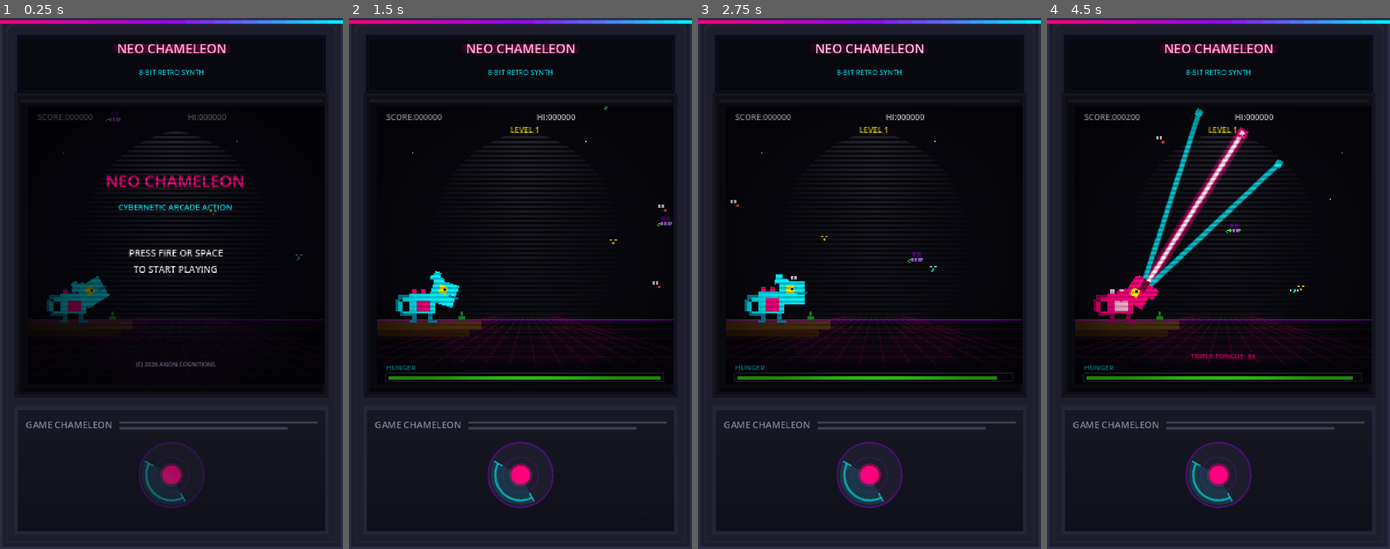
Above: before the commit, frames 1-4 (left to right).
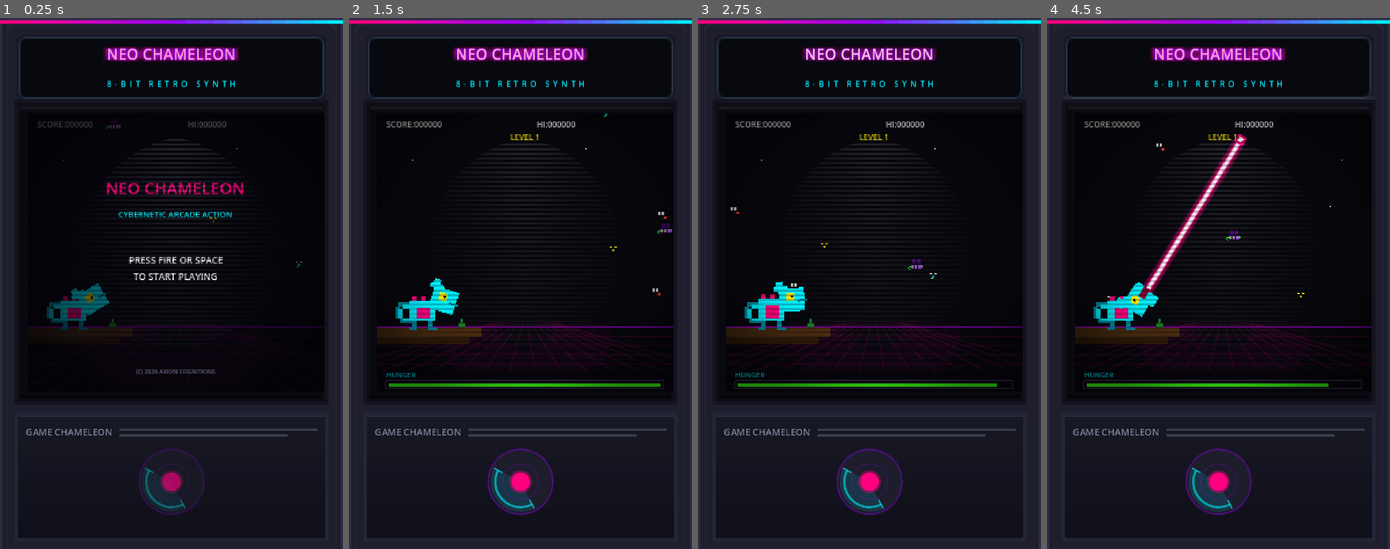
Above: after the commit, the same moments.

Repository: nyapp/chameleon
Game: Godot game, scene res://scenes/CabinetScene.tscn
The game is run twice, just before and just after one commit, with the same random seed, the same clock (stepped at 60 frames per second) and the same inputs.
Inputs (mouse positions are in pixels of both pictures, inside the frame that each line leads up to):
- Up to frame 1 (0.25 s): no input
- Up to frame 2 (1.5 s): tap Enter at 0.5 s; drag from (520, 474) to (554, 166) at 0.52 s; drag from (451, 310) to (503, 389) at 1.27 s
- Up to frame 3 (2.75 s): move the mouse to (903, 166) at 2.02 s; hold Right (aim_right) from 2.03 s (still down); click (903, 166) at 2.17 s
- Up to frame 4 (4.5 s): release Right (aim_right) at 2.75 s; drag from (1201, 389) to (1115, 203) at 2.77 s; move the mouse to (1321, 363) at 3.52 s; hold Down (aim_down) 3.53-4.25 s; click (1321, 363) at 3.67 s; tap Space at 3.77 s; drag from (1115, 203) to (1167, 150) at 4.27 s

The runs differ from the first frame. In frame 1, 10% of the frame differs, in the area x 5-95%, y 3-98%; in frame 2, 12%; in frame 3, 12%; in frame 4, 14%.

Commit message:
feat: update CabinetMarquee and CabinetScene scripts to enhance UI customization with new properties for title and subtitle formatting, including font sizes, letter spacing, and additional visual effects

Diff:
--- a/scripts/CabinetMarquee.gd
+++ b/scripts/CabinetMarquee.gd
@@ -13,42 +13,55 @@
 	set(value):
 		subtitle_text = value
 		queue_redraw()
-@export var title_font_size: int = 11:
+@export var title_font_size: int = 13:
 	set(value):
 		title_font_size = value
 		queue_redraw()
-@export var subtitle_font_size: int = 6:
+@export var subtitle_font_size: int = 7:
 	set(value):
 		subtitle_font_size = value
 		queue_redraw()
-@export_range(0.0, 1.0) var title_y_ratio: float = 0.32:
+@export var subtitle_letter_spacing: float = 2.5:
+	set(value):
+		subtitle_letter_spacing = value
+		queue_redraw()
+@export_range(0.0, 1.0) var title_y_ratio: float = 0.38:
 	set(value):
 		title_y_ratio = value
 		queue_redraw()
-@export_range(0.0, 1.0) var subtitle_y_ratio: float = 0.68:
+@export_range(0.0, 1.0) var subtitle_y_ratio: float = 0.78:
 	set(value):
 		subtitle_y_ratio = value
+		queue_redraw()
+
+@export_group("Shape")
+@export var corner_radius: float = 8.0:
+	set(value):
+		corner_radius = value
+		queue_redraw()
+@export var border_width: float = 3.0:
+	set(value):
+		border_width = value
+		queue_redraw()
+@export var inner_glow_inset: float = 3.0:
+	set(value):
+		inner_glow_inset = value
 		queue_redraw()
 
 @export_group("Animation")
 @export var pulse_speed: float = 2.0:
 	set(value):
 		pulse_speed = value
-@export var glow_alpha_min: float = 0.4:
+@export var sweep_speed: float = 8.0:
+	set(value):
+		sweep_speed = value
+@export var glow_alpha_min: float = 0.35:
 	set(value):
 		glow_alpha_min = value
 		queue_redraw()
-@export var glow_alpha_range: float = 0.3:
+@export var glow_alpha_range: float = 0.45:
 	set(value):
 		glow_alpha_range = value
-		queue_redraw()
-@export var glow_spread_step: float = 1.5:
-	set(value):
-		glow_spread_step = value
-		queue_redraw()
-@export var glow_layers: int = 3:
-	set(value):
-		glow_layers = maxi(value, 0)
 		queue_redraw()
 
 @export_group("Colors")
@@ -60,70 +73,163 @@
 	set(value):
 		border_color = value
 		queue_redraw()
-@export var border_width: float = 2.0:
-	set(value):
-		border_width = value
-		queue_redraw()
-@export var inner_glow_alpha: float = 0.06:
+@export var inner_glow_alpha: float = 0.1:
 	set(value):
 		inner_glow_alpha = value
 		queue_redraw()
-@export var inner_glow_inset: float = 3.0:
-	set(value):
-		inner_glow_inset = value
-		queue_redraw()
 @export var neon_pink: Color = Color(1.0, 0.0, 0.498):
 	set(value):
 		neon_pink = value
 		queue_redraw()
+@export var neon_purple: Color = Color(0.616, 0.0, 1.0):
+	set(value):
+		neon_purple = value
+		queue_redraw()
 @export var neon_cyan: Color = Color(0.0, 0.941, 1.0):
 	set(value):
 		neon_cyan = value
 		queue_redraw()
-@export var title_tint_alpha: float = 0.5:
-	set(value):
-		title_tint_alpha = value
-		queue_redraw()
-@export var subtitle_alpha: float = 0.85:
-	set(value):
-		subtitle_alpha = value
+@export var sweep_alpha: float = 0.05:
+	set(value):
+		sweep_alpha = value
 		queue_redraw()
 
 var _pulse: float = 0.0
+var _sweep: float = 0.0
 
 func _ready() -> void:
 	mouse_filter = Control.MOUSE_FILTER_IGNORE
+	clip_contents = true
 	queue_redraw()
 
 func _process(delta: float) -> void:
-	if Engine.is_editor_hint():
-		_pulse += delta
-		queue_redraw()
-	elif pulse_speed > 0.0:
-		_pulse += delta
+	var needs_redraw := false
+	if pulse_speed > 0.0:
+		_pulse += delta * pulse_speed
+		needs_redraw = true
+	if sweep_speed > 0.0:
+		_sweep = fmod(_sweep + delta / sweep_speed, 1.0)
+		needs_redraw = true
+	if needs_redraw:
 		queue_redraw()
 
 func _draw() -> void:
-	var r := Rect2(Vector2.ZERO, size)
-	draw_rect(r, bg_color)
-	draw_rect(r, border_color, false, border_width)
-
-	draw_rect(r.grow(-inner_glow_inset), Color(neon_cyan.r, neon_cyan.g, neon_cyan.b, inner_glow_alpha), false, 1.0)
+	var panel := Rect2(Vector2.ZERO, size)
+	_draw_rounded_rect(panel, bg_color, corner_radius, true)
+	_draw_rounded_rect(panel, border_color, corner_radius, false, border_width)
+
+	var inner := panel.grow(-inner_glow_inset)
+	_draw_rounded_rect(inner, Color(neon_cyan.r, neon_cyan.g, neon_cyan.b, inner_glow_alpha), corner_radius - 1.0, false, 1.0)
+
+	_draw_sweep(panel)
 
 	var font: Font = ThemeDB.fallback_font
-	var title_w := font.get_string_size(title_text, HORIZONTAL_ALIGNMENT_CENTER, -1, title_font_size).x
-	var sub_w := font.get_string_size(subtitle_text, HORIZONTAL_ALIGNMENT_CENTER, -1, subtitle_font_size).x
-
-	var pulse := 0.5 + 0.5 * sin(_pulse * pulse_speed)
+	var pulse := 0.5 + 0.5 * sin(_pulse)
 	var glow_alpha := glow_alpha_min + pulse * glow_alpha_range
 
+	var title_w := font.get_string_size(title_text, HORIZONTAL_ALIGNMENT_LEFT, -1, title_font_size).x
 	var title_pos := Vector2((size.x - title_w) * 0.5, size.y * title_y_ratio)
-	for i in glow_layers:
-		var spread := float(i + 1) * glow_spread_step
-		draw_string(font, title_pos + Vector2(-spread, 0), title_text, HORIZONTAL_ALIGNMENT_LEFT, -1, title_font_size, Color(neon_pink.r, neon_pink.g, neon_pink.b, glow_alpha * 0.25))
-		draw_string(font, title_pos + Vector2(spread, 0), title_text, HORIZONTAL_ALIGNMENT_LEFT, -1, title_font_size, Color(neon_pink.r, neon_pink.g, neon_pink.b, glow_alpha * 0.25))
-	draw_string(font, title_pos, title_text, HORIZONTAL_ALIGNMENT_LEFT, -1, title_font_size, Color(1, 1, 1, 0.95))
-	draw_string(font, title_pos, title_text, HORIZONTAL_ALIGNMENT_LEFT, -1, title_font_size, Color(neon_pink.r, neon_pink.g, neon_pink.b, glow_alpha * title_tint_alpha))
-
+	_draw_neon_title(font, title_text, title_pos, title_font_size, glow_alpha)
+
+	var sub_w := _spaced_text_width(font, subtitle_text, subtitle_font_size, subtitle_letter_spacing)
 	var sub_pos := Vector2((size.x - sub_w) * 0.5, size.y * subtitle_y_ratio)
-	draw_string(font, sub_pos, subtitle_text, HORIZONTAL_ALIGNMENT_LEFT, -1, subtitle_font_size, Color(neon_cyan.r, neon_cyan.g, neon_cyan.b, subtitle_alpha))
+	_draw_spaced_neon_text(font, subtitle_text, sub_pos, subtitle_font_size, subtitle_letter_spacing, neon_cyan, 0.85)
+
+func _draw_rounded_rect(rect: Rect2, color: Color, radius: float, filled: bool, line_width: float = 1.0) -> void:
+	var style := StyleBoxFlat.new()
+	style.set_corner_radius_all(maxi(int(radius), 0))
+	if filled:
+		style.bg_color = color
+	else:
+		style.bg_color = Color.TRANSPARENT
+		style.border_color = color
+		style.set_border_width_all(maxi(int(line_width), 1))
+	style.draw(get_canvas_item(), rect)
+
+func _draw_sweep(panel: Rect2) -> void:
+	var span := maxf(panel.size.x, panel.size.y) * 2.0
+	var offset := lerpf(-span, span, _sweep)
+	var stripe_w := span * 0.08
+	var center := panel.get_center() + Vector2(offset, offset)
+	var half := span * 0.5
+	var points := PackedVector2Array([
+		center + Vector2(-half, -stripe_w),
+		center + Vector2(half, -stripe_w),
+		center + Vector2(half, stripe_w),
+		center + Vector2(-half, stripe_w),
+	])
+	draw_colored_polygon(points, Color(1.0, 1.0, 1.0, sweep_alpha))
+
+func _draw_neon_title(font: Font, text: String, pos: Vector2, font_size: int, glow_alpha: float) -> void:
+	var spreads := [4.0, 3.0, 2.0, 1.0]
+	for spread in spreads:
+		var alpha: float = glow_alpha * (0.12 + (4.0 - spread) * 0.06)
+		var glow_col := neon_purple if spread <= 2.0 else neon_pink
+		for ox in [-spread, 0.0, spread]:
+			for oy in [-spread * 0.5, 0.0, spread * 0.5]:
+				if is_zero_approx(ox) and is_zero_approx(oy):
+					continue
+				draw_string(
+					font,
+					pos + Vector2(ox, oy),
+					text,
+					HORIZONTAL_ALIGNMENT_LEFT,
+					-1,
+					font_size,
+					Color(glow_col.r, glow_col.g, glow_col.b, alpha)
+				)
+
+	draw_string(font, pos, text, HORIZONTAL_ALIGNMENT_LEFT, -1, font_size, Color(1.0, 1.0, 1.0, 0.95))
+	draw_string(
+		font,
+		pos,
+		text,
+		HORIZONTAL_ALIGNMENT_LEFT,
+		-1,
+		font_size,
+		Color(neon_pink.r, neon_pink.g, neon_pink.b, glow_alpha * 0.55)
+	)
+
+func _spaced_text_width(font: Font, text: String, font_size: int, spacing: float) -> float:
+	if text.is_empty():
+		return 0.0
+	var total := 0.0
+	for i in text.length():
+		total += font.get_string_size(text[i], HORIZONTAL_ALIGNMENT_LEFT, -1, font_size).x
+		if i < text.length() - 1:
+			total += spacing
+	return total
+
+func _draw_spaced_neon_text(
+	font: Font,
+	text: String,
+	pos: Vector2,
+	font_size: int,
+	spacing: float,
+	color: Color,
+	alpha: float
+) -> void:
+	var x := pos.x
+	for i in text.length():
+		var ch := text[i]
+		var ch_pos := Vector2(x, pos.y)
+		for spread in [2.0, 1.0]:
+			draw_string(
+				font,
+				ch_pos + Vector2(0.0, spread * 0.5),
+				ch,
+				HORIZONTAL_ALIGNMENT_LEFT,
+				-1,
+				font_size,
+				Color(color.r, color.g, color.b, alpha * 0.2)
+			)
+		draw_string(
+			font,
+			ch_pos,
+			ch,
+			HORIZONTAL_ALIGNMENT_LEFT,
+			-1,
+			font_size,
+			Color(color.r, color.g, color.b, alpha)
+		)
+		x += font.get_string_size(ch, HORIZONTAL_ALIGNMENT_LEFT, -1, font_size).x + spacing
--- a/scripts/CabinetScene.gd
+++ b/scripts/CabinetScene.gd
@@ -9,7 +9,7 @@
 	set(value):
 		cabinet_pad = value
 		_request_layout()
-@export var marquee_h: int = 52:
+@export var marquee_h: int = 58:
 	set(value):
 		marquee_h = value
 		_request_layout()
